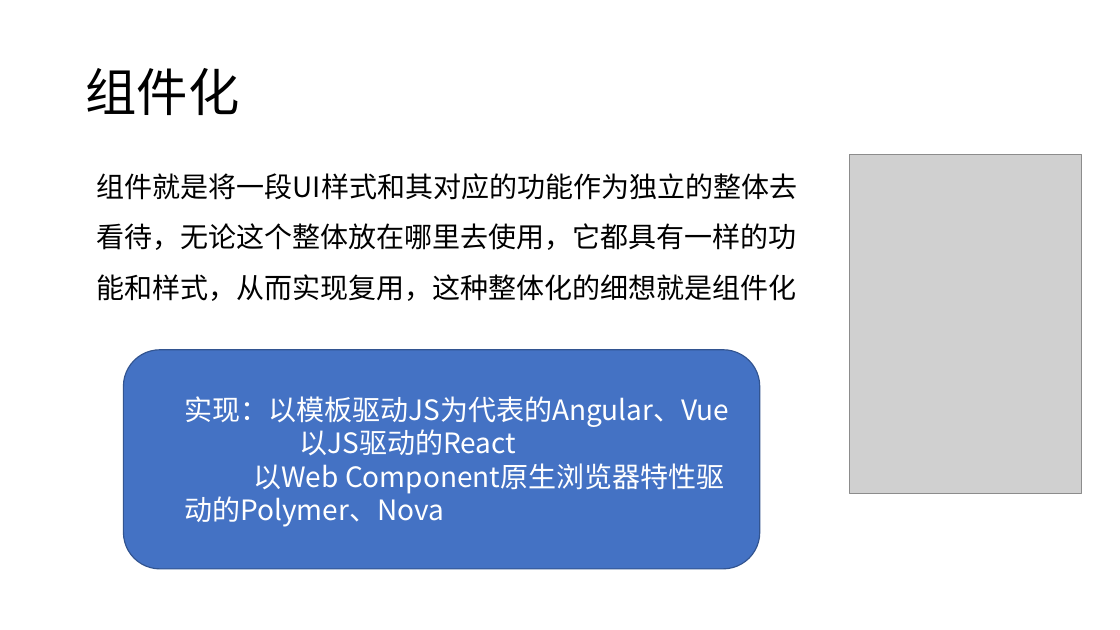
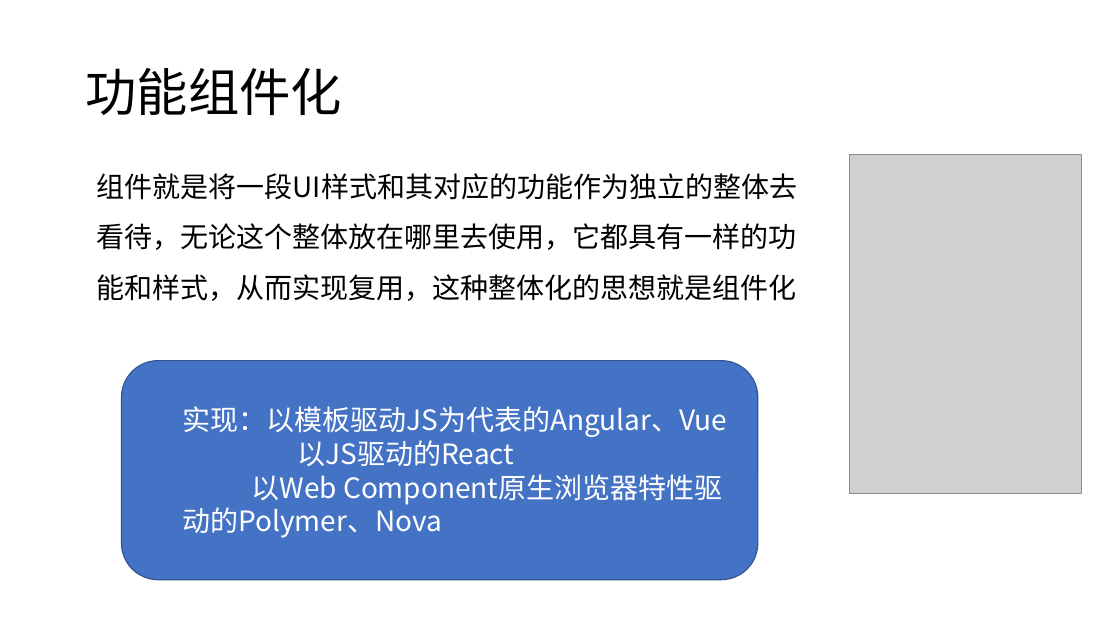
Before and after one commit to candisecandise/gitpractice, a slide deck: slide 15 of 前后端分离初探.pptx. Drawn at 1120x630 pixels with LibreOffice and Linux fonts; fonts in the diff are those of the drawing; grey boxes stand for pictures. Boxes give left, top, right and bottom in pixels: in the first picture for what was removed or moved away, otherwise in the second. Text is boxed around its words. In the diff, an @@ line names an element or a change of style, - is before the commit and + after.

```diff
--- a/前后端分离初探.pptx
+++ b/前后端分离初探.pptx
@@ title at (85,68,342,115): text changed @@
-组件化
+功能组件化
@@ text at (97,173,797,301): text changed @@
-组件就是将一段UI样式和其对应的功能作为独立的整体去看待，无论这个整体放在哪里去使用，它都具有一样的功能和样式，从而实现复用，这种整体化的细想就是组件化
+组件就是将一段UI样式和其对应的功能作为独立的整体去看待，无论这个整体放在哪里去使用，它都具有一样的功能和样式，从而实现复用，这种整体化的思想就是组件化
@@ rounded rectangle "实现：以模板驱动JS为代表的Angular、Vue": place and size @@
-rounded rectangle "实现：以模板驱动JS为代表的Angular、Vue" at (124,350,760,569)
+rounded rectangle "实现：以模板驱动JS为代表的Angular、Vue" at (122,360,759,580)
```
Also in this commit, not shown: 13 other slides changed.
